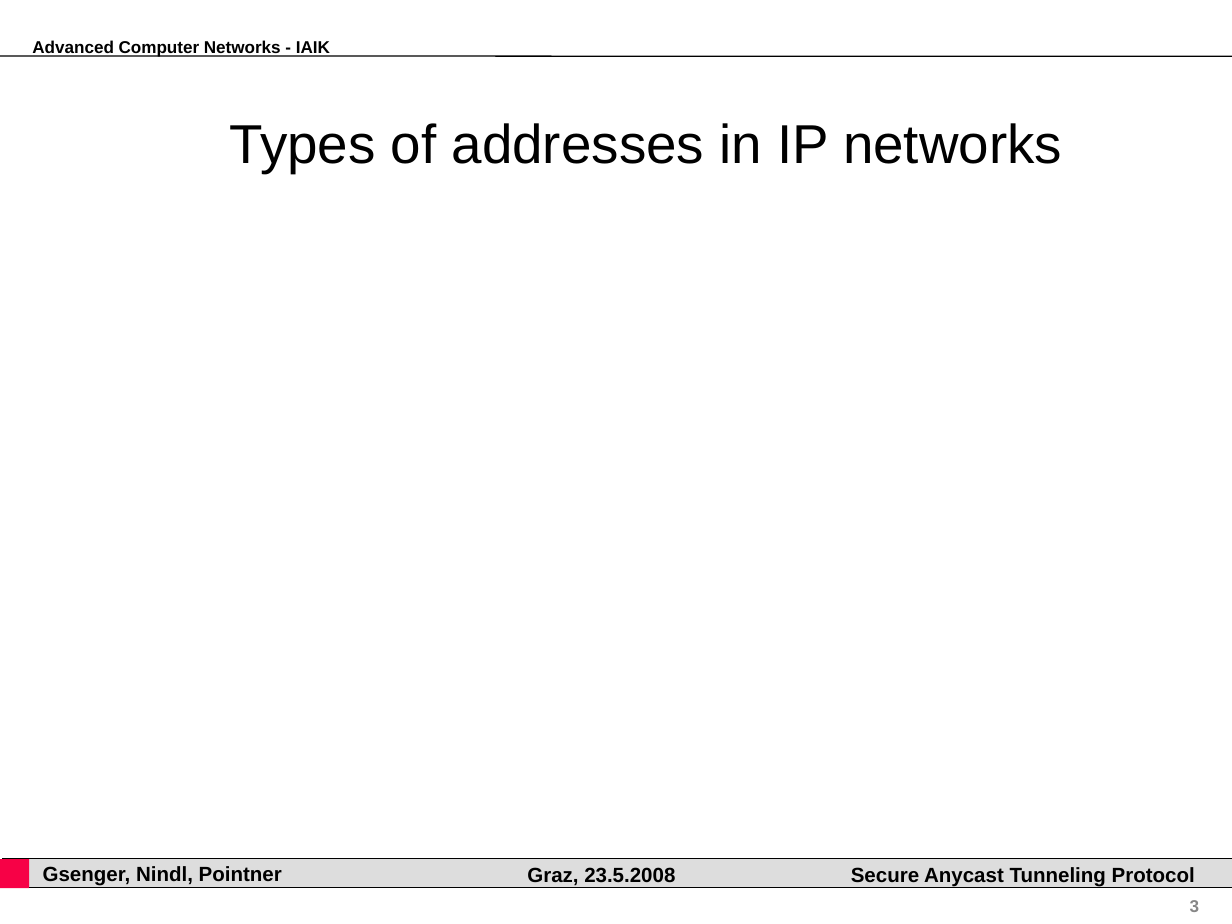
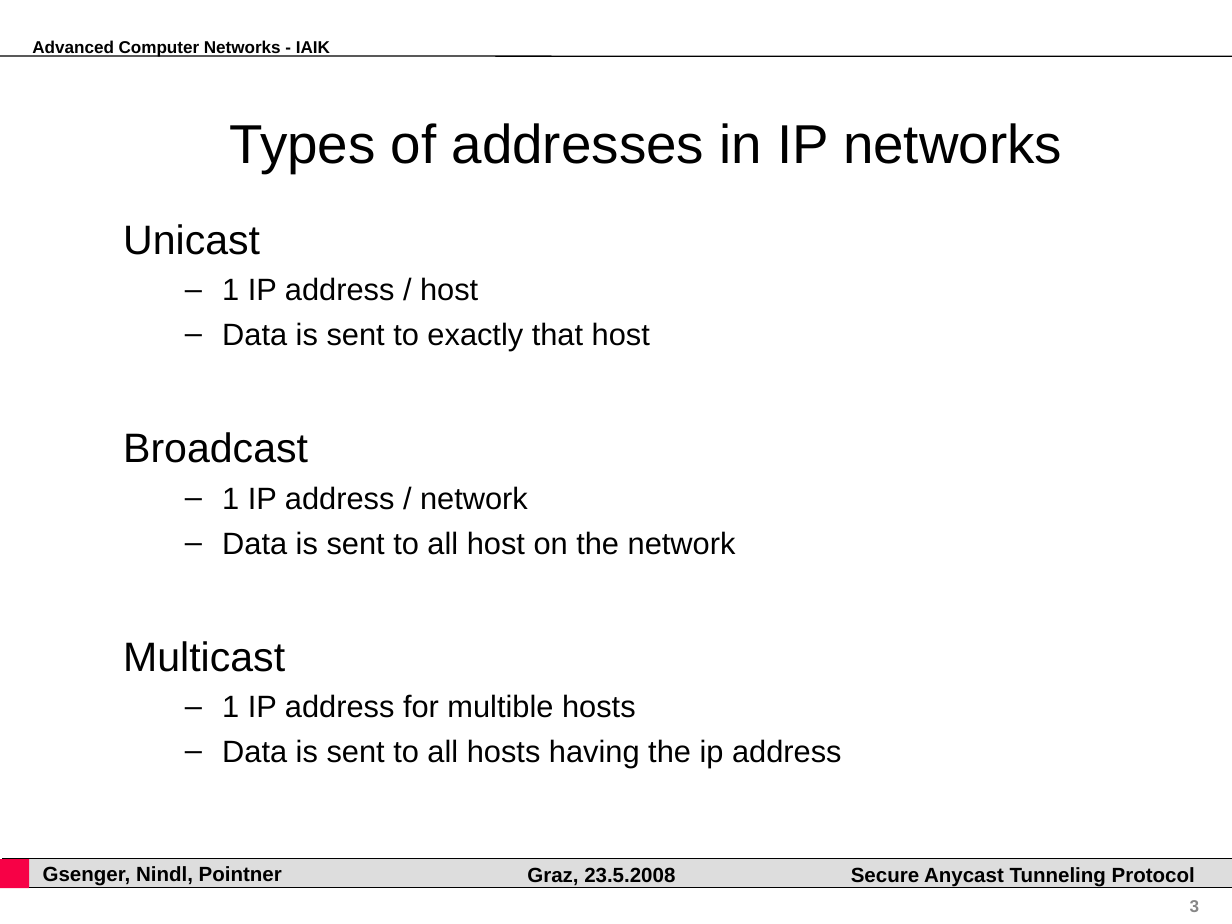
Before and after one commit to pyhedgehog/anytun, a slide deck: slide 3 of papers/acn.ppt. Drawn at 1232x924 pixels with LibreOffice and Linux fonts; fonts in the diff are those of the drawing; background and template pictures are left out. Boxes give left, top, right and bottom in pixels: in the first picture for what was removed or moved away, otherwise in the second. Text is boxed around its words. In the diff, an @@ line names an element or a change of style, - is before the commit and + after.

```diff
--- a/papers/acn.ppt
+++ b/papers/acn.ppt
@@ text added at bbox=[123, 224, 842, 768], 18 pt, text #000000 @@
+Unicast
+  – 1 IP address / host
+  – Data is sent to exactly that host
+Broadcast
+  – 1 IP address / network
+  – Data is sent to all host on the network
+Multicast
+  – 1 IP address for multible hosts
+  – Data is sent to all hosts having the ip address
```
Also in this commit, not shown: 6 slides added, 2 other files.
